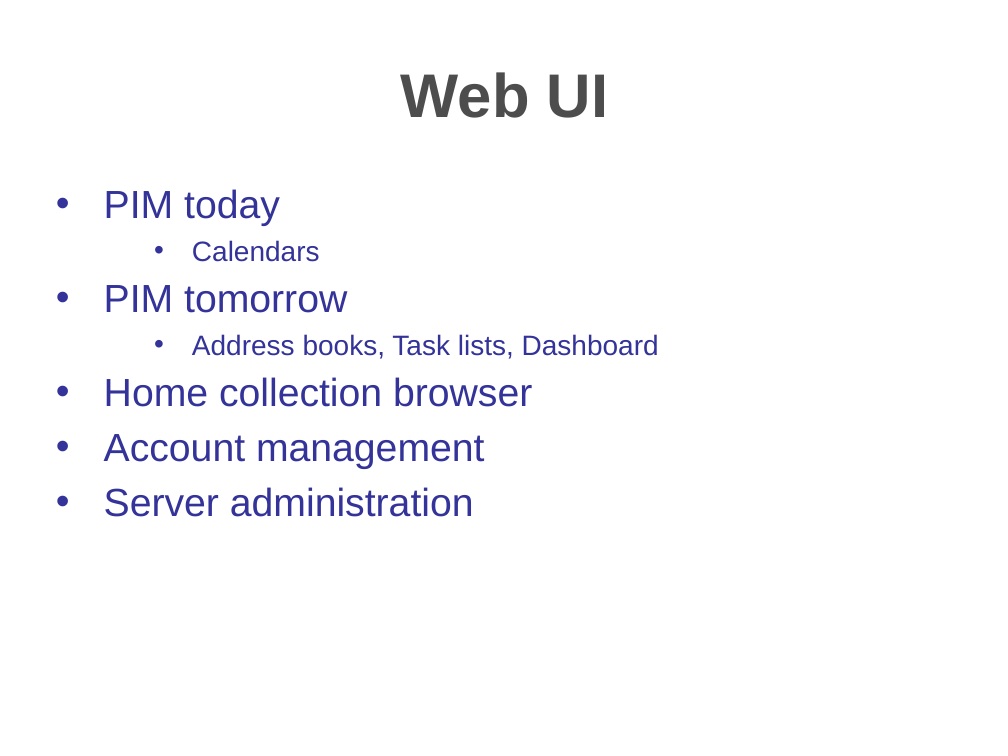
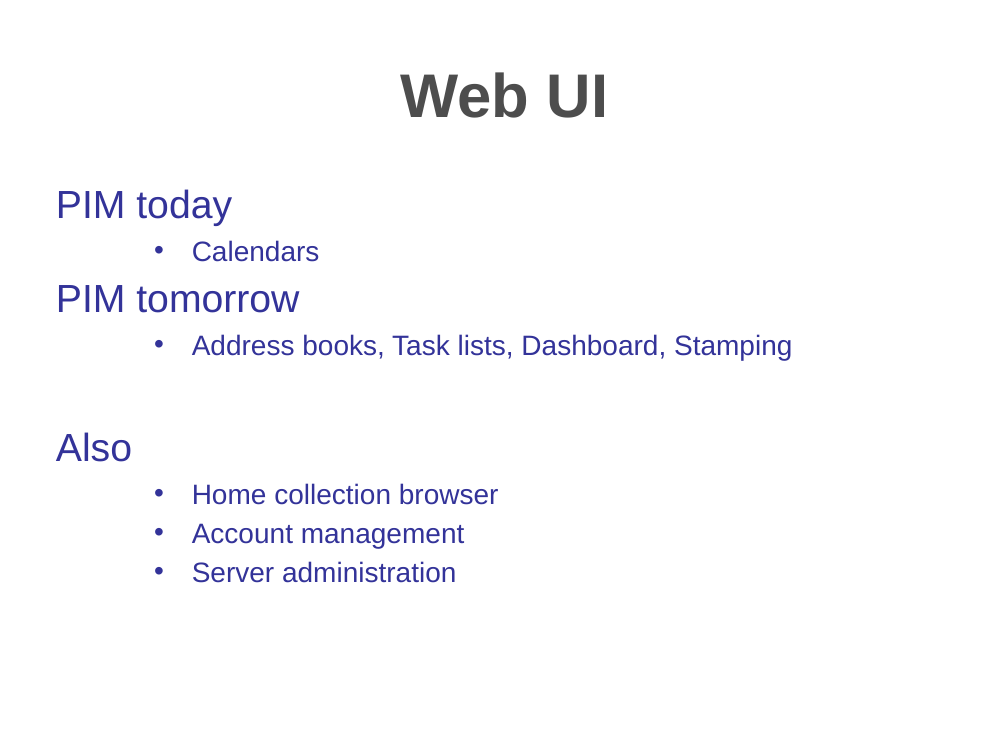
Before and after one commit to travis/cosmo, a slide deck: slide 8 of src/docs/presentations/apachecon2006.ppt. Drawn at 1008x756 pixels with LibreOffice and Linux fonts; fonts in the diff are those of the drawing; background and template pictures are left out. Boxes give left, top, right and bottom in pixels: in the first picture for what was removed or moved away, otherwise in the second. Text is boxed around its words. In the diff, an @@ line names an element or a change of style, - is before the commit and + after.

```diff
--- a/src/docs/presentations/apachecon2006.ppt
+++ b/src/docs/presentations/apachecon2006.ppt
@@ text at (56, 189, 499, 583): size 28 to 20 pt in "Home collection browser", "Account management", "Server administration"; bullet • to none; indent changed; line spacing 23pt to 22.9pt; list level 1 to 3 in "Home collection browser"; line spacing 33.2pt to 22.9pt; list level 1 to 3 in "Account management"; list level 1 to 3 in "Server administration" @@
@@ text at (56, 334, 792, 462): text changed @@
-    • Address books, Task lists, Dashboard
+    • Address books, Task lists, Dashboard, Stamping
+Also
```
Also in this commit, not shown: 23 other slides changed, 10 slides added, 6 slides removed.
